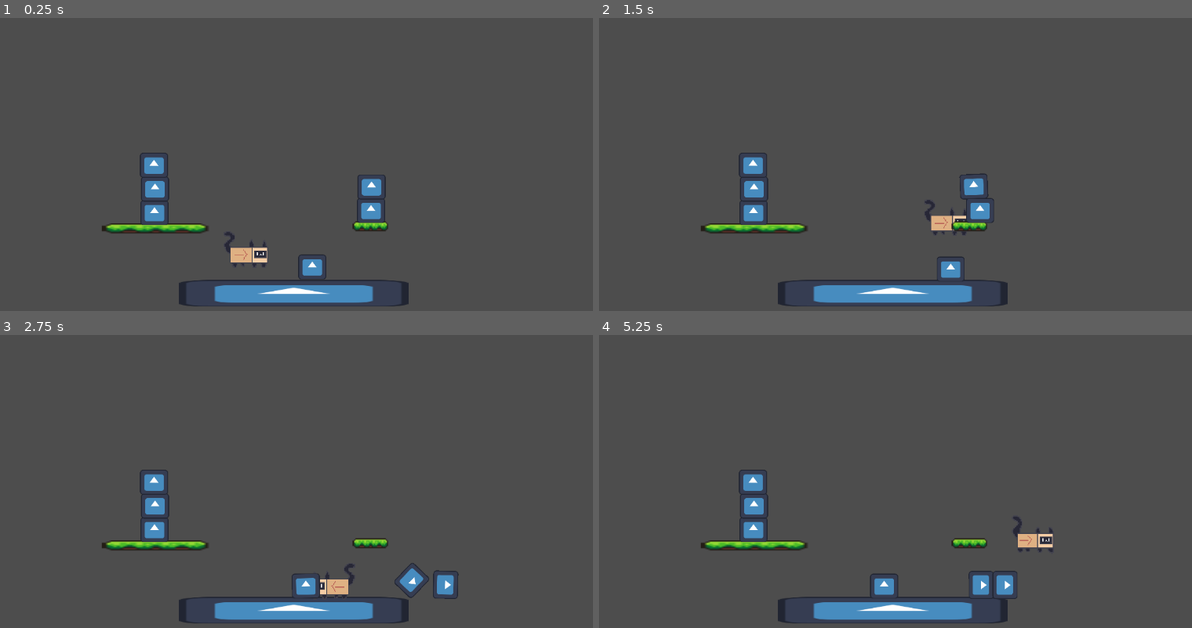
Above: before the commit, frames 1-4 (two rows, left to right).
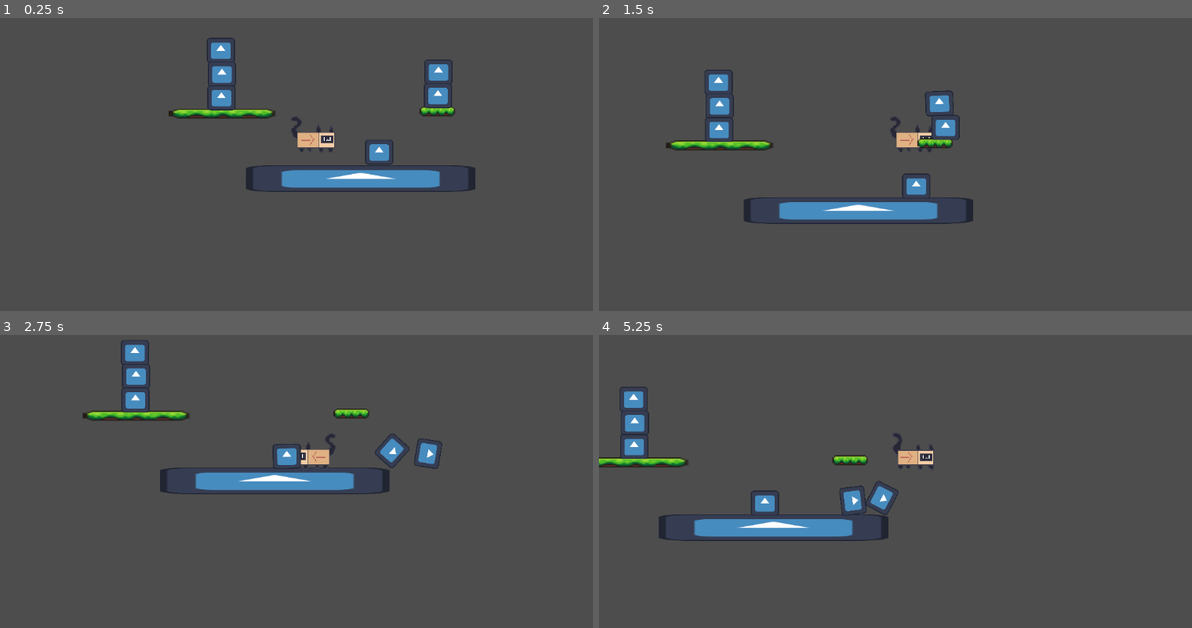
Above: after the commit, the same moments.

Repository: BelinhoBR/noob-jam-team
Game: Godot game, scene res://Scenes/map.tscn
Same seed, same stepped clock (60 frames per second), same inputs: the game is played once before the commit and once after it. The engine's default icon, where the game draws it, is replaced by a stand-in: a white triangle on a blue panel in a dark square.
Inputs:
- Up to frame 1 (0.25 s): no input
- Up to frame 2 (1.5 s): hold D (move_right) from 0.53 s (still down); tap Space (jump) at 0.77 s
- Up to frame 3 (2.75 s): tap Space (jump) at 1.52 s; release D (move_right) at 2.03 s; hold A (move_left) from 2.03 s (still down)
- Up to frame 4 (5.25 s): release A (move_left) at 2.78 s; hold D (move_right) 2.78-4.28 s; tap Space (jump) at 3.02, 3.77, 4.52 s; hold A (move_left) 4.28-5.03 s; hold D (move_right) from 5.03 s (still down)

The runs differ from the first frame. In frame 1, 9.3% of the frame differs, in the area x 17-81%, y 6-99%; in frame 2, 9.0%; in frame 3, 9.2%; in frame 4, 8.8%.

Commit message:
camera following and more
made the camera follow the cat and made a node for the boxes

Diff:
--- a/serious-noob-jam/Scenes/map.tscn
+++ b/serious-noob-jam/Scenes/map.tscn
@@ -27,6 +27,8 @@
 [node name="Catbox" parent="." unique_id=1900732100 instance=ExtResource("2_26yhd")]
 position = Vector2(453, 509)
 
+[node name="Camera2D" type="Camera2D" parent="Catbox" unique_id=487301913]
+
 [node name="object" parent="." unique_id=376307921 instance=ExtResource("2_p3ir5")]
 position = Vector2(574, 530)
 
@@ -37,17 +39,19 @@
 position = Vector2(286, 490)
 scale = Vector2(6, 2)
 
-[node name="RigidBody2D" parent="." unique_id=1943526069 instance=ExtResource("2_p3ir5")]
-position = Vector2(284, 450)
+[node name="all ball" type="Node" parent="." unique_id=1407095337]
 
-[node name="RigidBody2D2" parent="." unique_id=744655299 instance=ExtResource("2_p3ir5")]
+[node name="RigidBody2D5" parent="all ball" unique_id=1469856298 instance=ExtResource("2_p3ir5")]
+position = Vector2(683, 387)
+
+[node name="RigidBody2D3" parent="all ball" unique_id=1129304412 instance=ExtResource("2_p3ir5")]
+position = Vector2(283, 355)
+
+[node name="RigidBody2D4" parent="all ball" unique_id=1239276528 instance=ExtResource("2_p3ir5")]
+position = Vector2(682, 441)
+
+[node name="RigidBody2D2" parent="all ball" unique_id=744655299 instance=ExtResource("2_p3ir5")]
 position = Vector2(285, 401)
 
-[node name="RigidBody2D3" parent="." unique_id=1129304412 instance=ExtResource("2_p3ir5")]
-position = Vector2(283, 355)
-
-[node name="RigidBody2D4" parent="." unique_id=1239276528 instance=ExtResource("2_p3ir5")]
-position = Vector2(682, 441)
-
-[node name="RigidBody2D5" parent="." unique_id=1469856298 instance=ExtResource("2_p3ir5")]
-position = Vector2(683, 387)
+[node name="RigidBody2D" parent="all ball" unique_id=1943526069 instance=ExtResource("2_p3ir5")]
+position = Vector2(284, 450)
